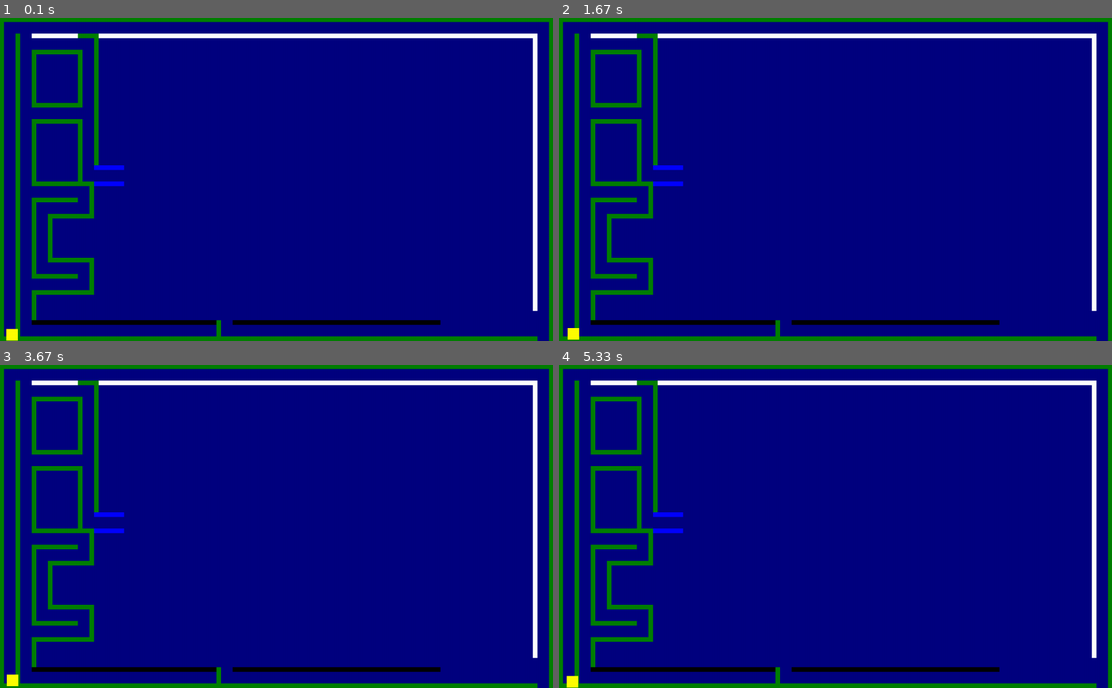
Above: before the commit, frames 1-4 (two rows, left to right).
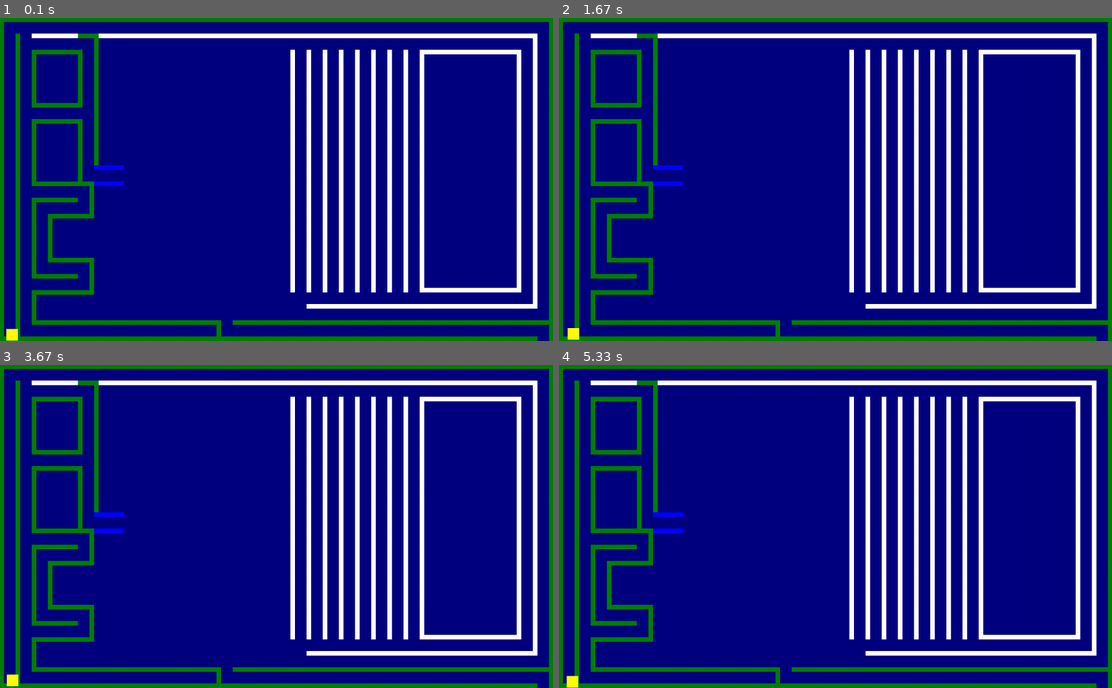
Above: after the commit, the same moments.

Repository: UCHMS19-20/final-project-maze-game
Game: pygame game, started from real-project.py
Two runs of this game, one before a commit and one after it. Both use one fixed random seed, a clock stepped at 60 frames per second and the inputs below.
Inputs:
- Up to frame 1 (0.1 s): no input
- Up to frame 2 (1.67 s): hold Right 0.33-0.8 s; hold Up 0.83-1.13 s; hold Right 1.17-1.63 s
- Up to frame 3 (3.67 s): hold Left 1.67-2.2 s; hold Down 2.23-2.53 s; hold Left 2.57-2.97 s; hold Up 3-3.37 s; hold Right from 3.4 s (still down)
- Up to frame 4 (5.33 s): release Right at 4.03 s; hold Down 4.07-4.43 s; hold Left 4.47-4.93 s; hold Right from 4.97 s (still down)

The runs differ from the first frame. In frame 1, 9.4% of the frame differs, in the area x 5-100%, y 9-96%; in frame 2, 9.4%; in frame 3, 9.4%; in frame 4, 9.4%.

Commit message:
finished a big chunk of walls

Diff:
--- a/real-project.py
+++ b/real-project.py
@@ -71,7 +71,20 @@
     pygame.draw.rect(screen, green, (0, 0, 1200, 10))
     pygame.draw.rect(screen, green, (35, 35, 10, 665))
     pygame.draw.rect(screen, white, (70, 35, 1095, 10))
-    pygame.draw.rect(screen, white, (1155, 35, 10, 600))
+    pygame.draw.rect(screen, white, (1155, 35, 10, 595))
+    pygame.draw.rect(screen, white, (665, 620, 500, 10))
+    pygame.draw.rect(screen, white, (630, 70, 10, 525))
+    pygame.draw.rect(screen, white, (665, 70, 10, 525))
+    pygame.draw.rect(screen, white, (700, 70, 10, 525))
+    pygame.draw.rect(screen, white, (735, 70, 10, 525))
+    pygame.draw.rect(screen, white, (770, 70, 10, 525))
+    pygame.draw.rect(screen, white, (805, 70, 10, 525))
+    pygame.draw.rect(screen, white, (840, 70, 10, 525))
+    pygame.draw.rect(screen, white, (875, 70, 10, 525))
+    pygame.draw.rect(screen, white, (910, 70, 10, 525))
+    pygame.draw.rect(screen, white, (910, 70, 220, 10))
+    pygame.draw.rect(screen, white, (1120, 70, 10, 525))
+    pygame.draw.rect(screen, white, (910, 585, 220, 10))
     pygame.draw.rect(screen, green, (70, 70, 100, 10))
     pygame.draw.rect(screen, green, (170, 70, 10, 125))
     pygame.draw.rect(screen, green, (70, 185, 100, 10))
@@ -95,8 +108,8 @@
     pygame.draw.rect(screen, green, (70, 220, 10, 135))
     pygame.draw.rect(screen, green, (70, 390, 10, 165))
     pygame.draw.rect(screen, green, (70, 590, 10, 75))
-    pygame.draw.rect(screen, black, (70, 655, 400, 10))
-    pygame.draw.rect(screen, black, (505, 655, 450, 10))
+    pygame.draw.rect(screen, green, (70, 655, 400, 10))
+    pygame.draw.rect(screen, green, (505, 655, 685, 10))
     pygame.draw.rect(screen, green, (470, 655, 10, 35))
     pygame.draw.rect(screen, yellow, pygame.Rect(x, y, 25, 25))
     pygame.display.update()
